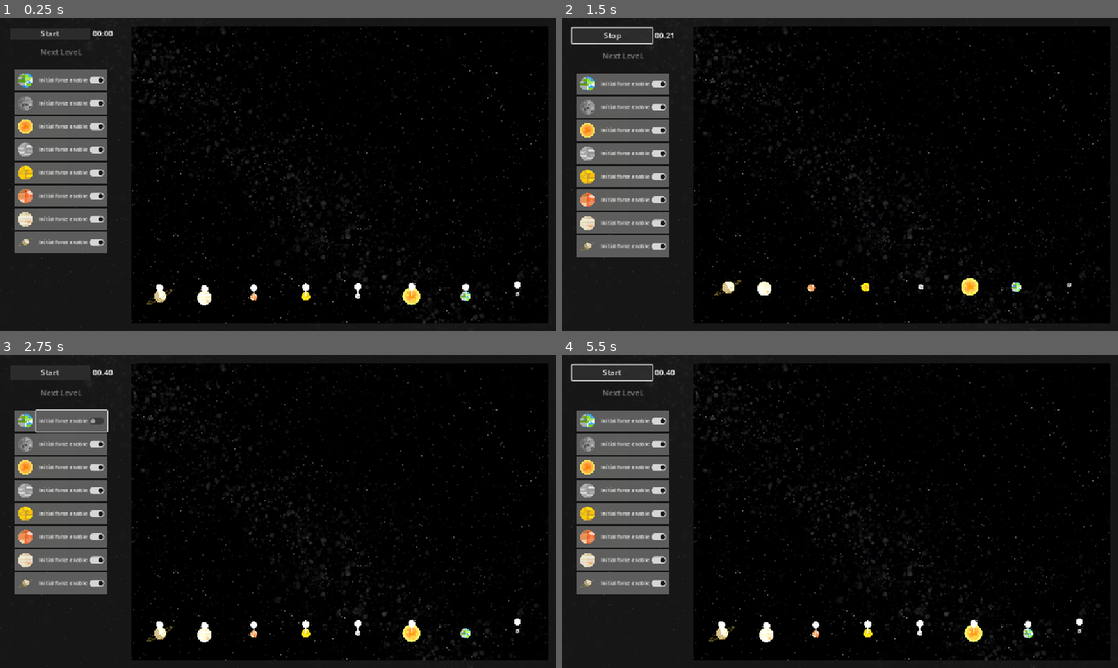
Above: before the commit, frames 1-4 (two rows, left to right).
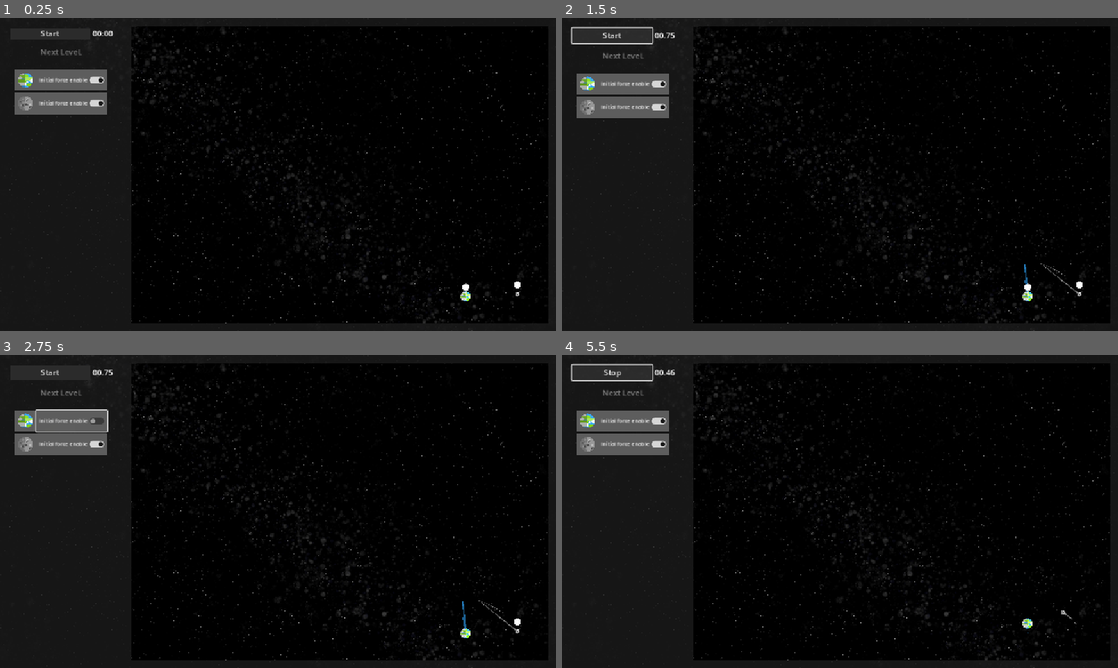
Above: after the commit, the same moments.

Repository: Ahmed-Dardouri/GMTK_prototype_orbits
Game: Godot game, scene res://scenes/game.tscn
Same seed, same stepped clock (60 frames per second), same inputs: the game is played once before the commit and once after it.
Inputs (mouse positions are in pixels of both pictures, inside the frame that each line leads up to):
- Up to frame 1 (0.25 s): no input
- Up to frame 2 (1.5 s): click "Start" at 0.5 s; click "Start" (after the commit: "Stop") at 1.25 s
- Up to frame 3 (2.75 s): click "Initial force enable" at 2 s
- Up to frame 4 (5.5 s): click (1029, 633) at 2.77 s; click "Initial force enable" at 3.5 s; click (1029, 633) at 4.27 s; click "Start" at 5 s

The runs differ from the first frame. In frame 1, 7.3% of the frame differs, in the area x 2-76%, y 31-92%; in frame 2, 7.4%; in frame 3, 7.4%; in frame 4, 7.5%, in the area x 2-94%, y 4-92%.

Commit message:
added trails

Diff:
--- a/scenes/celestialBody.tscn
+++ b/scenes/celestialBody.tscn
@@ -1,7 +1,8 @@
-[gd_scene load_steps=11 format=3 uid="uid://cc7y8lj4rpjev"]
+[gd_scene load_steps=12 format=3 uid="uid://cc7y8lj4rpjev"]
 
 [ext_resource type="Script" uid="uid://vq620lophfsl" path="res://scripts/planet.gd" id="1_6jdtg"]
 [ext_resource type="PackedScene" uid="uid://dbkqvnao4pcue" path="res://scenes/arrow.tscn" id="2_6jdtg"]
+[ext_resource type="PackedScene" uid="uid://v3r6fyokxtxr" path="res://scenes/trail.tscn" id="3_vgkyu"]
 
 [sub_resource type="CircleShape2D" id="CircleShape2D_h8ms6"]
 
@@ -37,6 +38,11 @@
 [node name="Body" type="CharacterBody2D"]
 motion_mode = 1
 script = ExtResource("1_6jdtg")
+
+[node name="Trail" parent="." node_paths=PackedStringArray("main_body") instance=ExtResource("3_vgkyu")]
+z_index = -20
+MAX_LENGTH = 200
+main_body = NodePath("../Arrow")
 
 [node name="Sprite2D" type="Sprite2D" parent="."]
 modulate = Color(1.2, 1.2, 1.2, 1)
--- a/scenes/game.tscn
+++ b/scenes/game.tscn
@@ -27,6 +27,7 @@
 script = ExtResource("1_lbhrr")
 
 [node name="Milkyway" type="Sprite2D" parent="."]
+z_index = -500
 position = Vector2(2, -13)
 scale = Vector2(0.335, 0.335)
 texture = ExtResource("2_trtic")
@@ -52,16 +53,19 @@
 [node name="earth" parent="Bodies" instance=ExtResource("5_u5sy4")]
 position = Vector2(388, 252)
 sprite_texture = ExtResource("6_gee14")
+trail_color = Color(0.182228, 0.591027, 0.898643, 0.631373)
 
 [node name="moon" parent="Bodies" instance=ExtResource("5_u5sy4")]
 position = Vector2(495, 247)
 MASS = 20
 sprite_texture = ExtResource("7_0tnpc")
+trail_color = Color(0.737193, 0.737193, 0.737193, 0.631373)
 
 [node name="sun" parent="Bodies" instance=ExtResource("5_u5sy4")]
 position = Vector2(276, 251)
 MASS = 300
 sprite_texture = ExtResource("8_gee14")
+trail_color = Color(1, 0.823529, 0.203922, 0.631373)
 
 [node name="mercury" parent="Bodies" instance=ExtResource("5_u5sy4")]
 position = Vector2(165, 251)
@@ -72,21 +76,25 @@
 position = Vector2(57, 252)
 MASS = 70
 sprite_texture = ExtResource("10_trtic")
+trail_color = Color(0.8, 0.752941, 0, 0.631373)
 
 [node name="mars" parent="Bodies" instance=ExtResource("5_u5sy4")]
 position = Vector2(-51, 253)
 MASS = 50
 sprite_texture = ExtResource("11_ir15t")
+trail_color = Color(1, 0.172549, 0.0941176, 0.631373)
 
 [node name="jupiter" parent="Bodies" instance=ExtResource("5_u5sy4")]
 position = Vector2(-153, 255)
 MASS = 200
 sprite_texture = ExtResource("12_ca42v")
+trail_color = Color(0.976471, 0.913725, 0.592157, 0.631373)
 
 [node name="saturn" parent="Bodies" instance=ExtResource("5_u5sy4")]
 position = Vector2(-246, 253)
 MASS = 150
 sprite_texture = ExtResource("13_rysoc")
+trail_color = Color(0.654975, 0.461475, 1.54018e-06, 0.631373)
 
 [node name="Timer" type="Timer" parent="."]
 wait_time = 0.05
--- a/scenes/sandbox.tscn
+++ b/scenes/sandbox.tscn
@@ -23,4 +23,3 @@
 scale = Vector2(21.61, 9.504)
 
 [connection signal="body_entered" from="area_limiter2" to="." method="_on_area_limiter_2_body_entered"]
-[connection signal="body_exited" from="area_limiter2" to="area_limiter2" method="_on_body_exited"]
--- /dev/null
+++ b/scenes/trail.tscn
@@ -0,0 +1,13 @@
+[gd_scene load_steps=3 format=3 uid="uid://v3r6fyokxtxr"]
+
+[ext_resource type="Script" uid="uid://cg5q2p2s0s5gh" path="res://scripts/trail.gd" id="1_xjhlx"]
+
+[sub_resource type="Curve" id="Curve_xjhlx"]
+_data = [Vector2(0, 1), 0.0, 0.0, 0, 0, Vector2(1, 0), 0.0, 0.0, 0, 0]
+point_count = 2
+
+[node name="Trail" type="Line2D"]
+top_level = true
+width_curve = SubResource("Curve_xjhlx")
+default_color = Color(1, 1, 1, 0.631373)
+script = ExtResource("1_xjhlx")
--- a/scripts/game.gd
+++ b/scripts/game.gd
@@ -7,7 +7,7 @@
 @onready var timer := $Timer
 
 const MAX_LEVEL = 6
-var level :int = 6
+var level :int = 0
 # Called when the node enters the scene tree for the first time.
 func _ready() -> void:
 	connect_bodies_signals()
@@ -47,7 +47,7 @@
 
 	new_body.MASS = source.MASS
 	new_body.sprite_texture = source.sprite_texture
-
+	new_body.trail_color = source.trail_color
 	new_body.collision_disabled = false
 
 	return new_body
--- a/scripts/god.gd
+++ b/scripts/god.gd
@@ -14,8 +14,6 @@
 # Called every frame. 'delta' is the elapsed time since the previous frame.
 func _physics_process(delta: float) -> void:
 
-	if Input.is_mouse_button_pressed(MOUSE_BUTTON_RIGHT):
-		print(get_children())
 	if simulation_ongoing == true:
 		apply_gravity_to_all()
 
--- a/scripts/planet.gd
+++ b/scripts/planet.gd
@@ -4,13 +4,15 @@
 @export var MASS := 100
 @export var sprite_texture : Texture
 @export var collision_disabled : bool = true
+@export var trail_color : Color = Color(0xffffffa1)
 
 @onready var arrow := $Arrow
 @onready var button := $Button
 @onready var sprite := $Sprite2D
 @onready var Collision_shape : CollisionShape2D = $CollisionShape2D
+@onready var trail := $Trail
+
 signal collided
-
 
 var drooped_pos : Vector2 = Vector2.ZERO
 
@@ -21,8 +23,8 @@
 var acceleration : Vector2 = Vector2.ZERO
 
 
-
 func _ready() -> void:
+	trail.set_custom_color(trail_color)
 	var scale_multiplier : float = sqrt(MASS/100.0) / 4
 	sprite.texture = sprite_texture
 	sprite.scale *= 0.28
@@ -35,6 +37,7 @@
 	arrow.scale /= scale_multiplier*2
 
 	set_arrow_visibile(true)
+	trail.width = sqrt(MASS)/2
 
 func _physics_process(delta: float) -> void:
 	if simulation_started:
--- /dev/null
+++ b/scripts/trail.gd
@@ -0,0 +1,28 @@
+extends Line2D
+
+var queue : Array
+@export var MAX_LENGTH : int
+@export var main_body : Node2D
+var custom_color : Color = Color(0xffffffa1)
+
+func _ready() -> void:
+	default_color = custom_color
+
+func _process(_delta):
+	var pos = _get_position()
+	queue.push_front(pos)
+	if queue.size() > MAX_LENGTH:
+		queue.pop_back()
+
+	clear_points()
+	for point in queue:
+		add_point(point)
+
+
+func _get_position():
+	return main_body.global_position
+
+func set_custom_color(col: Color) -> void:
+	print(custom_color)
+	custom_color = col
+	default_color = custom_color
Not shown, added: scripts/trail.gd.uid
